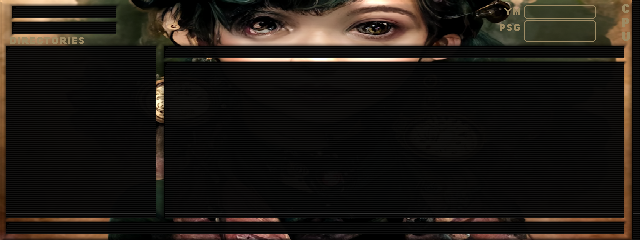
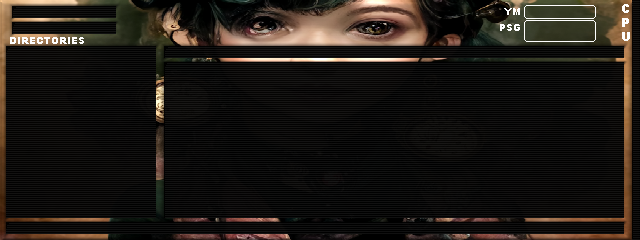
Comparing the layer stacks of the two (640, 240) images. Changes:
painted on "YM" over [504, 8, 520, 15]
painted on "PSG" over [500, 24, 520, 31]
painted on "LED Borders #1" over [524, 5, 596, 42]
painted on "C ..." over [622, 4, 630, 41]
painted on "DIRECTORIES" over [10, 37, 84, 44]
painted on "back" over [6, 213, 640, 214]
